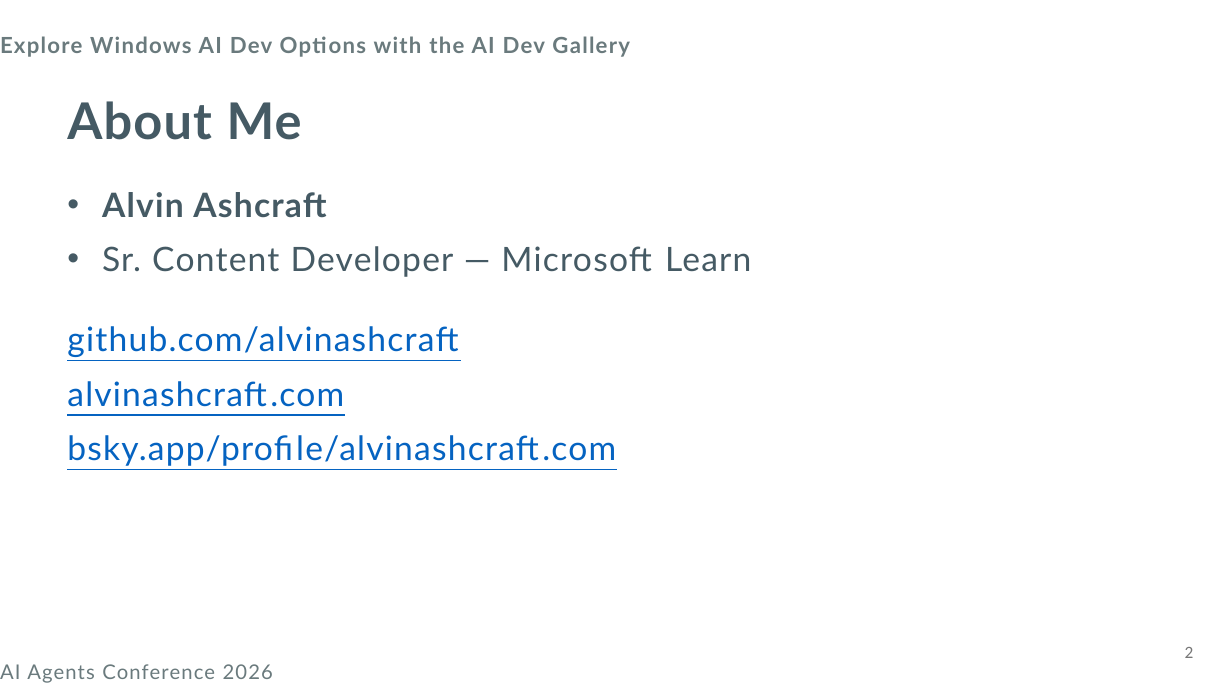
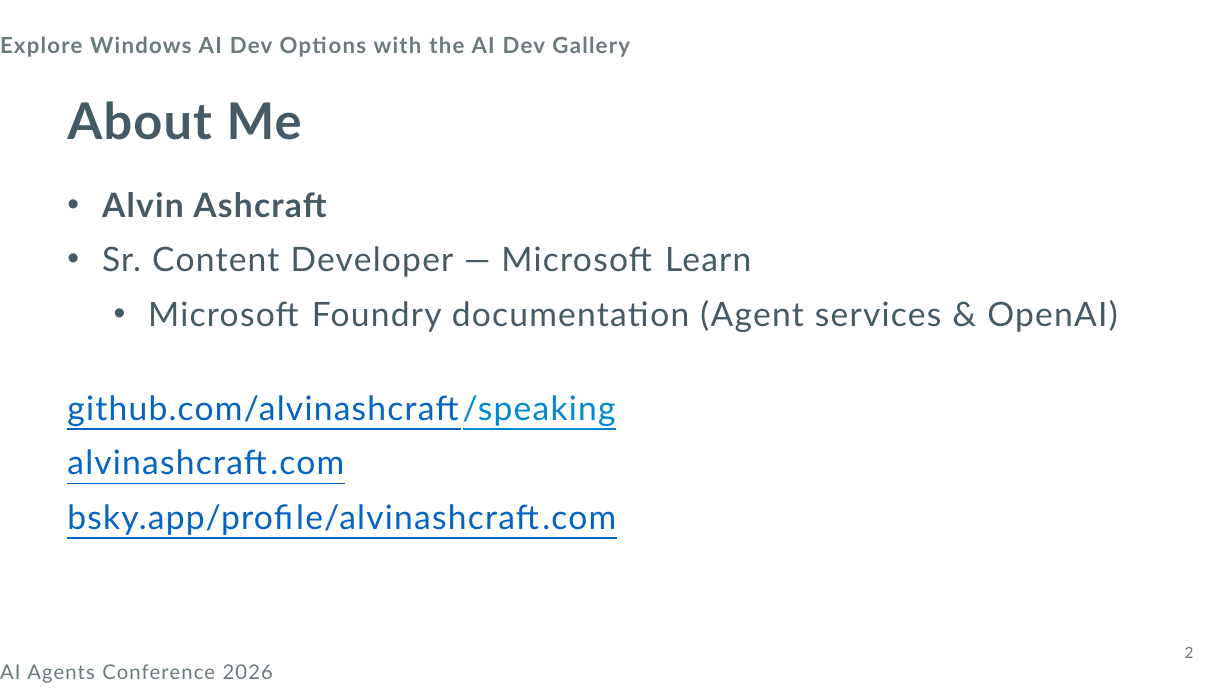
Before and after one commit to alvinashcraft/speaking, a slide deck: slide 2 of 2026/0426_AIDevConf/ai-dev-gallery.pptx. Drawn at 1232x693 pixels with LibreOffice and Linux fonts; fonts in the diff are those of the drawing; background and template pictures are left out. Boxes give left, top, right and bottom in pixels: in the first picture for what was removed or moved away, otherwise in the second. Text is boxed around its words. In the diff, an @@ line names an element or a change of style, - is before the commit and + after.

```diff
--- a/2026/0426_AIDevConf/ai-dev-gallery.pptx
+++ b/2026/0426_AIDevConf/ai-dev-gallery.pptx
@@ text at (148, 300, 1117, 332): paragraph added @@
+  • Microsoft Foundry documentation (Agent services & OpenAI)
@@ text "github.com/alvinashcraft/speaking": place and size @@
-text "github.com/alvinashcraft/speaking" at (67, 326, 616, 466)
+text "github.com/alvinashcraft/speaking" at (67, 395, 616, 535)
@@ text at (67, 395, 616, 426): text changed @@
-github.com/alvinashcraft
+github.com/alvinashcraft/speaking
```
Also in this commit, not shown: 3 other slides changed.
